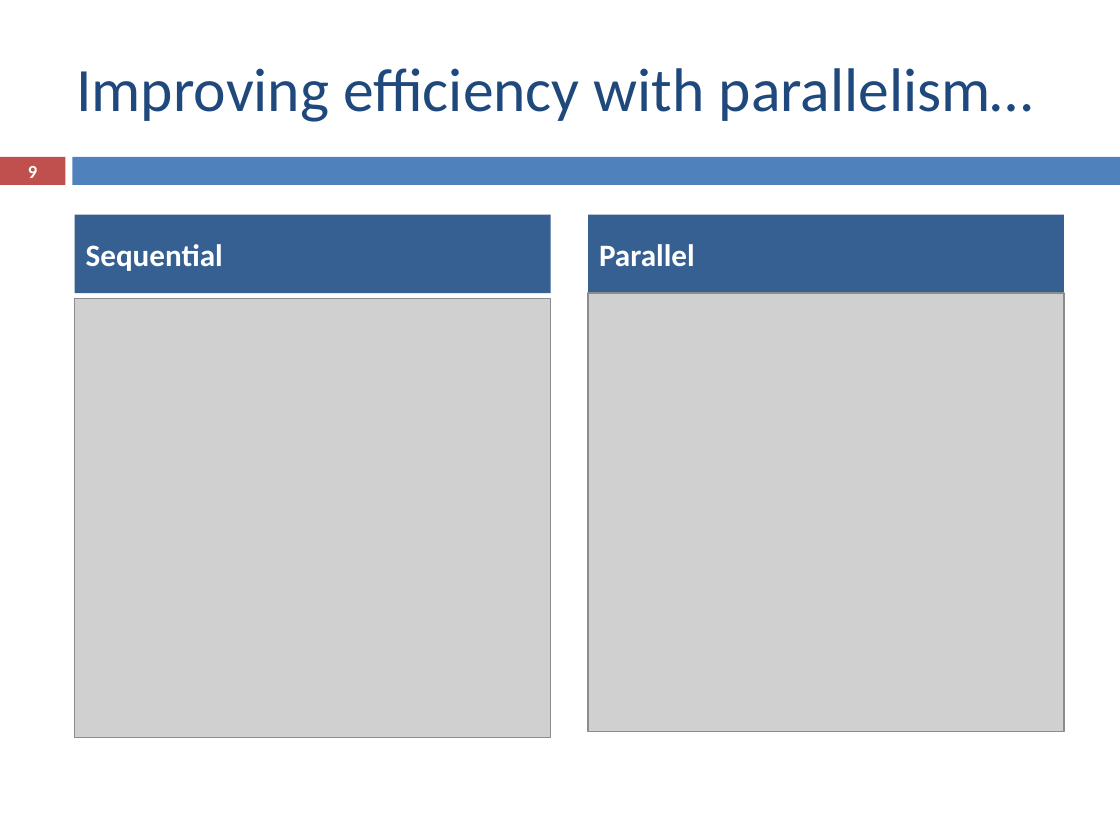
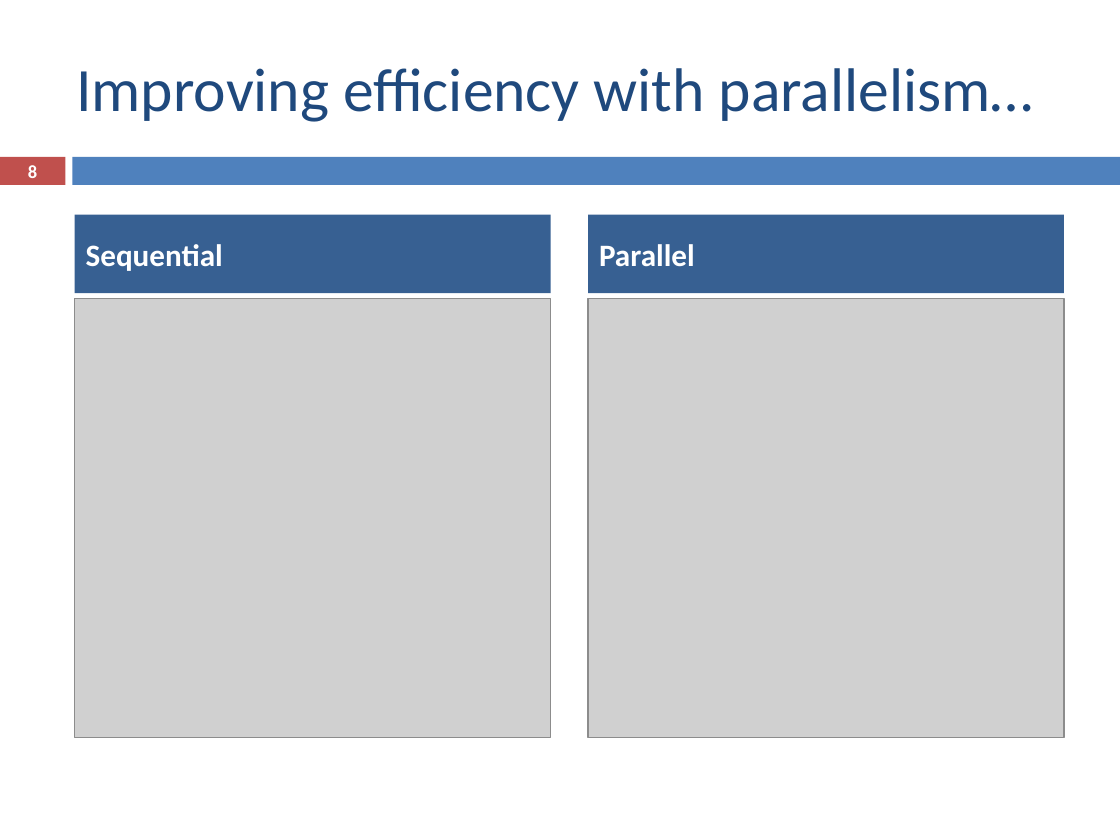
Before and after one commit to ampereira/mscthesis-liptool, a slide deck: slide 8 of doc/partial presentation/partial_presentation.pptx (slide 9 before the commit). Drawn at 1120x840 pixels with LibreOffice and Linux fonts; fonts in the diff are those of the drawing; grey boxes stand for pictures. Boxes give left, top, right and bottom in pixels: in the first picture for what was removed or moved away, otherwise in the second. Text is boxed around its words. In the diff, an @@ line names an element or a change of style, - is before the commit and + after.

```diff
--- a/doc/partial presentation/partial_presentation.pptx
+++ b/doc/partial presentation/partial_presentation.pptx
@@ page number at bbox=[28, 165, 37, 178]: text changed @@
-9
+8
@@ picture: place and size @@
-picture at bbox=[588, 293, 1064, 732]
+picture at bbox=[588, 299, 1064, 738]
```
Also in this commit, not shown: 7 other slides changed, 1 slide added, 1 slide removed, 12 other files.
